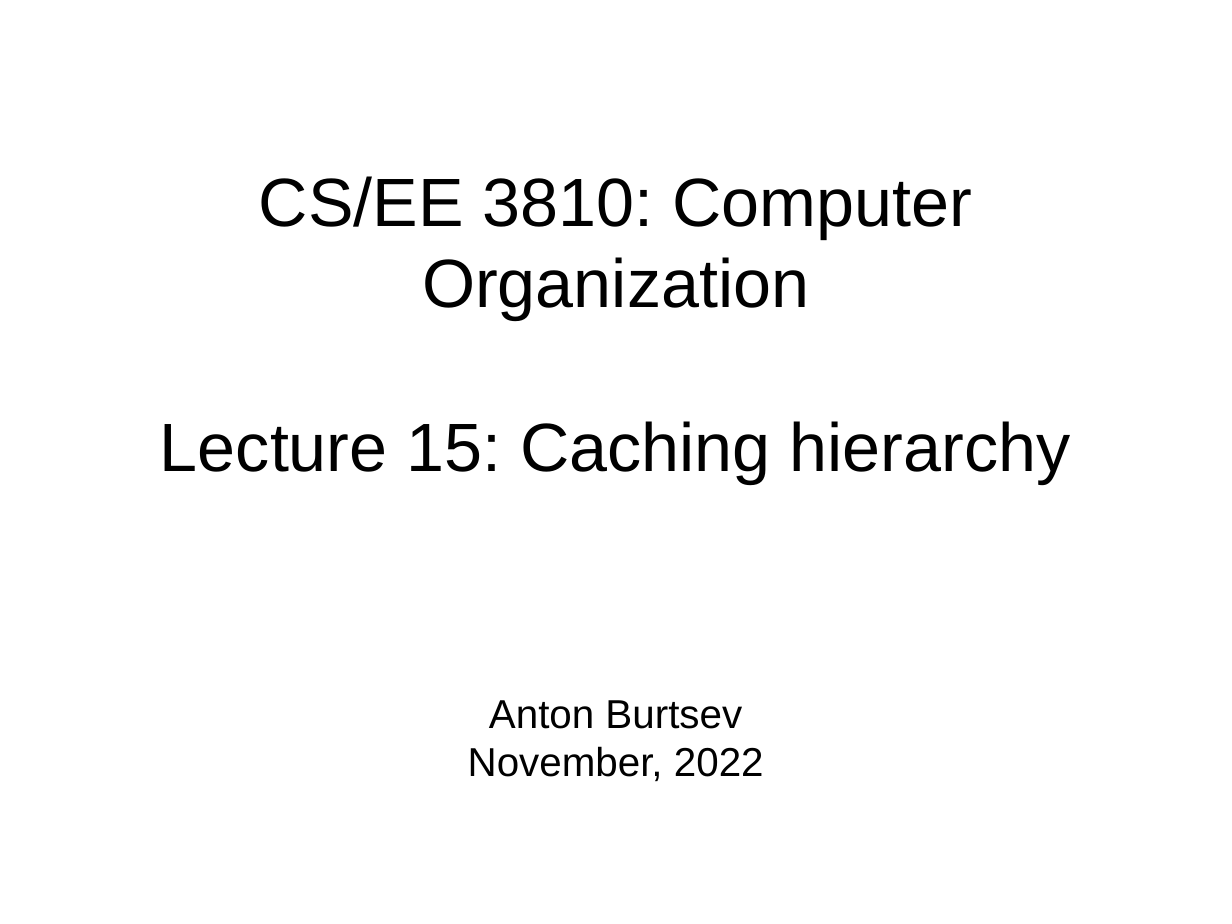
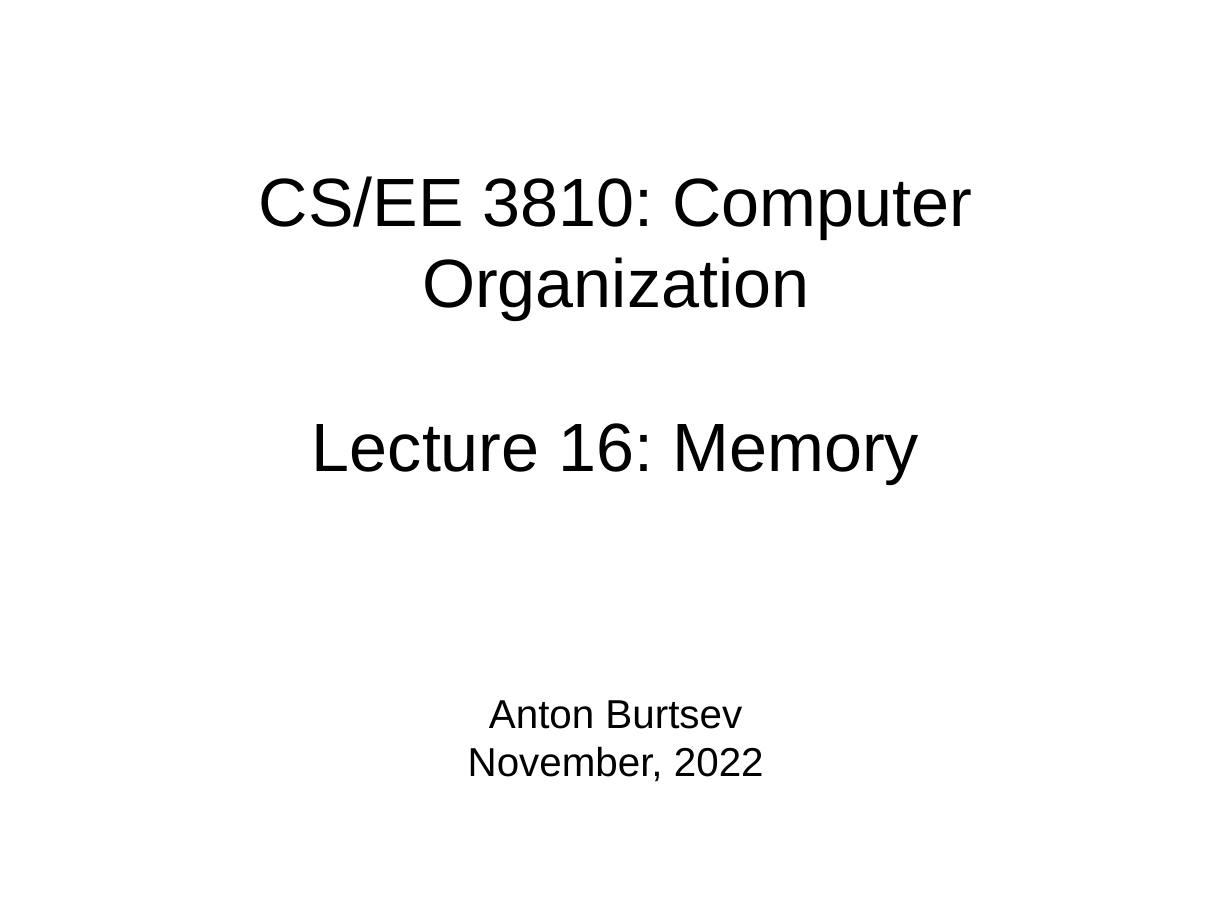
Before and after one commit to antonburtsev/cs3810, a slide deck: slide 1 of lectures/lecture16-memory/lecture16-memory.odp. Drawn at 1232x924 pixels with LibreOffice and Linux fonts; fonts in the diff are those of the drawing. Boxes give left, top, right and bottom in pixels: in the first picture for what was removed or moved away, otherwise in the second. Text is boxed around its words. In the diff, an @@ line names an element or a change of style, - is before the commit and + after.

```diff
--- a/lectures/lecture16-memory/lecture16-memory.odp
+++ b/lectures/lecture16-memory/lecture16-memory.odp
@@ title at [259, 176, 972, 484]: text changed @@
-CS/EE 3810: Computer Organization
-Lecture 15: Caching hierarchy
+CS/EE 3810: Computer Organization
+Lecture 16: Memory
```
Also in this commit, not shown: 4 slides added, 1 other file.
